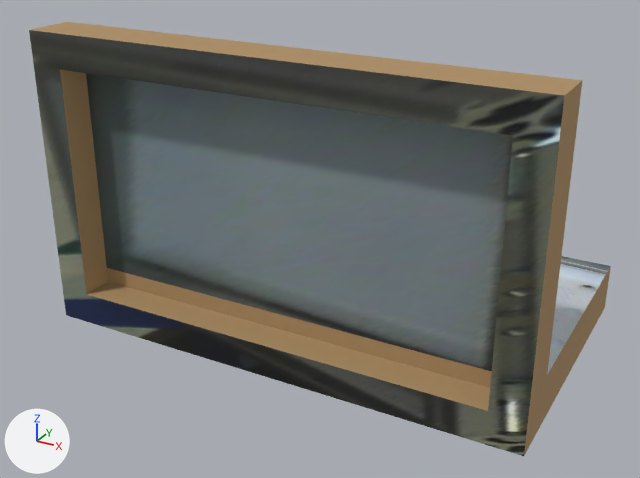
Before and after pictures for a commit that changed the COLLADA model uwa_cell_description/assets/ptfe_l_assembly_v1/model.dae.
One viewpoint serves both versions: a camera (50 mm lens) standing at (0.384, -0.361, 0.273) and looking at (0.147, 0.07, 0.057). Lighting does not change. The marker at lower left points along +X, +Y and +Z. The first picture is the older version.

In view in the first picture: 'part_0_node', 'part_1_node', 'part_2_node', 'part_4_node', 'part_6_node'.
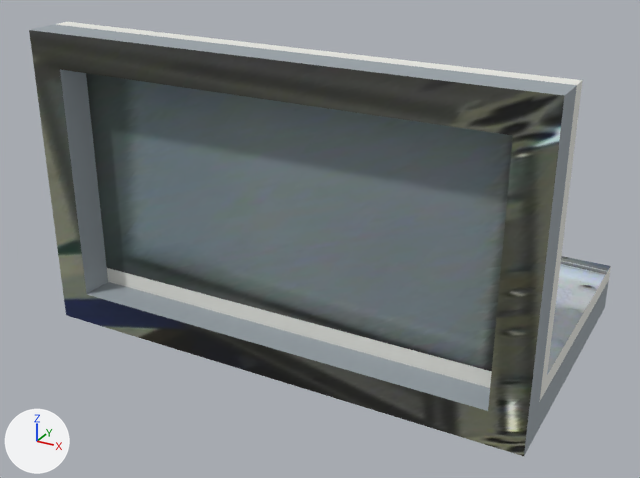
Boxes (x1, y1, x2, y2) around the edits, measured in the pictures (640 x 478 px):
'part_0_node', recoloured
    both: (31, 24, 609, 455)
'part_1_node', recoloured
    both: (56, 22, 611, 400)

The edits, one by one:
Material 'part_0_material' (mat_part_0_material) changes colour from brown #ae8e63 to grey #9ba4aa; in linear values from (0.423, 0.27, 0.125) to (0.328, 0.371, 0.402).
Material 'part_1_material' (mat_part_1_material) changes colour from brown #ae8e63 to white #ebebe5; in linear values from (0.423, 0.27, 0.125) to (0.831, 0.831, 0.784).
